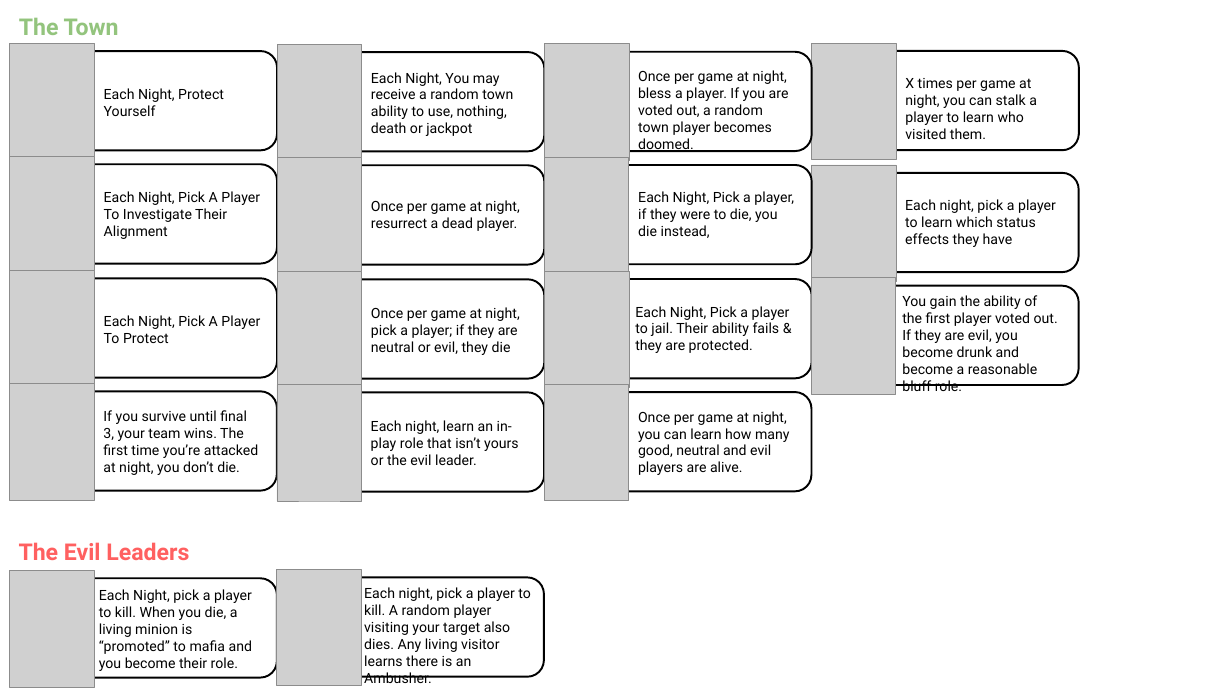
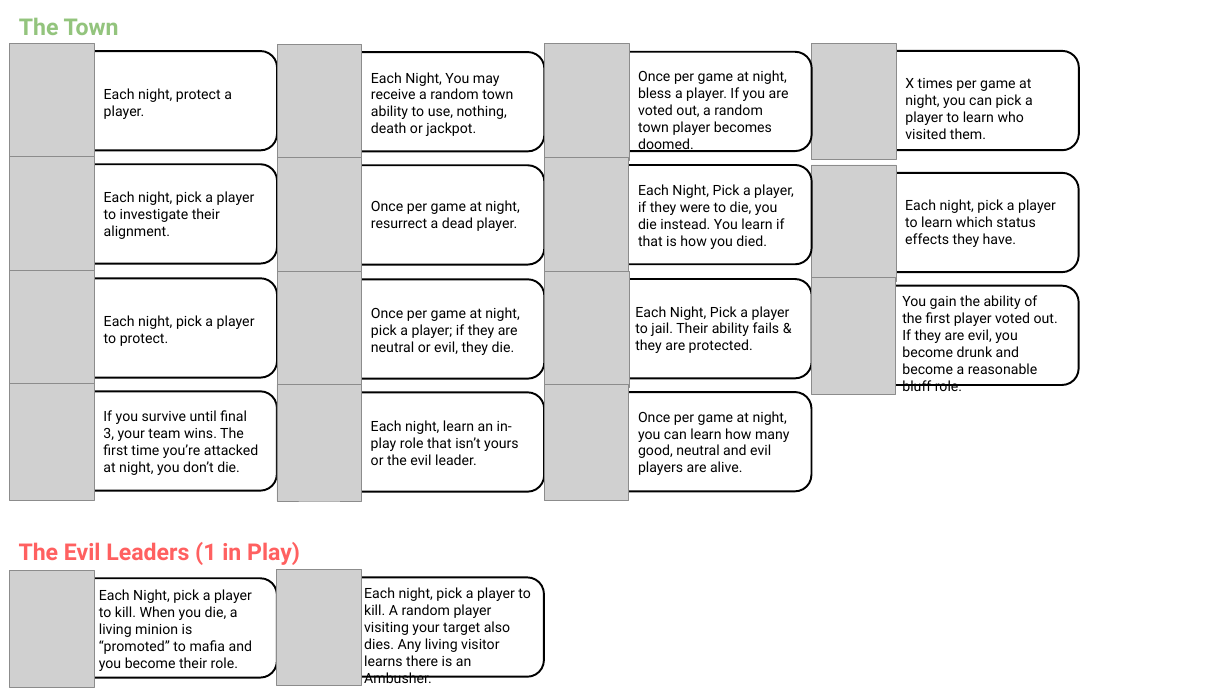
Before and after one commit to MatthewHutson/Mafia-GM-Tool, a slide deck: slide 1 of Simplified Role Sheet.odp. Drawn at 1232x693 pixels with LibreOffice and Linux fonts; fonts in the diff are those of the drawing; grey boxes stand for pictures. Boxes give left, top, right and bottom in pixels: in the first picture for what was removed or moved away, otherwise in the second. Text is boxed around its words. In the diff, an @@ line names an element or a change of style, - is before the commit and + after.

```diff
--- a/Simplified Role Sheet.odp
+++ b/Simplified Role Sheet.odp
@@ text at (x1=104, y1=88, x2=232, y2=119): text changed @@
-Each Night, Protect Yourself
+Each night, protect a player.
@@ text at (x1=371, y1=72, x2=513, y2=136): text changed @@
-Each Night, You may receive a random town ability to use, nothing, death or jackpot
+Each Night, You may receive a random town ability to use, nothing, death or jackpot.
@@ text at (x1=905, y1=78, x2=1033, y2=139): text changed @@
-X times per game at night, you can stalk a player to learn who visited them.
+X times per game at night, you can pick a player to learn who visited them.
@@ text at (x1=104, y1=191, x2=255, y2=239): text changed @@
-Each Night, Pick A Player To Investigate Their Alignment
+Each night, pick a player to investigate their alignment.
@@ text at (x1=638, y1=184, x2=794, y2=249): text changed @@
-Each Night, Pick a player, if they were to die, you die instead,
+Each Night, Pick a player, if they were to die, you die instead. You learn if that is how you died.
@@ text at (x1=905, y1=199, x2=1056, y2=247): text changed @@
-Each night, pick a player to learn which status effects they have
+Each night, pick a player to learn which status effects they have.
@@ text at (x1=104, y1=315, x2=255, y2=346): text changed @@
-Each Night, Pick A Player To Protect
+Each night, pick a player to protect.
@@ text at (x1=371, y1=307, x2=519, y2=355): text changed @@
-Once per game at night, pick a player; if they are neutral or evil, they die
+Once per game at night, pick a player; if they are neutral or evil, they die.
@@ text at (x1=19, y1=542, x2=300, y2=565): text changed @@
-The Evil Leaders
+The Evil Leaders (1 in Play)
```
Also in this commit, not shown: 1 other slide changed, 4 other files.
